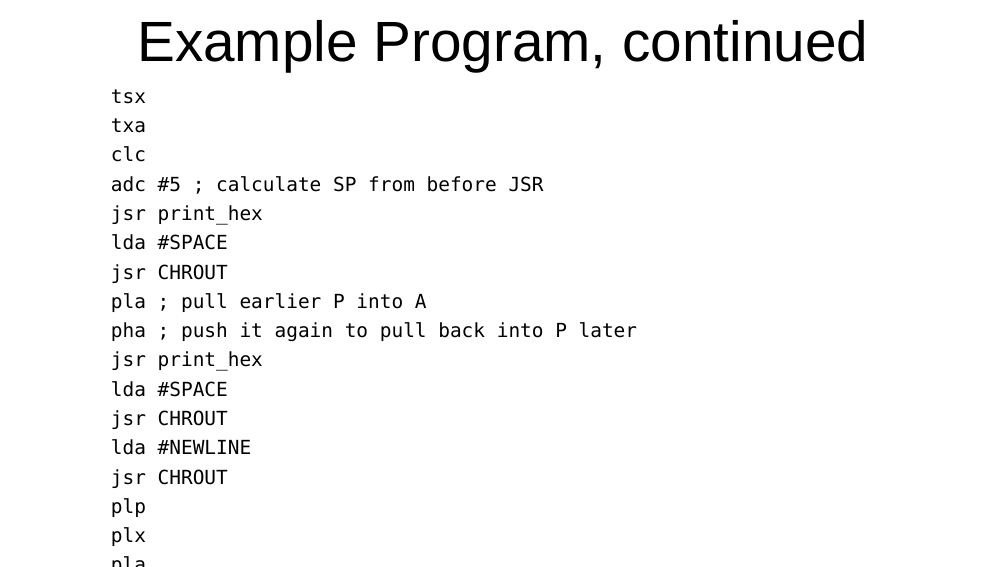
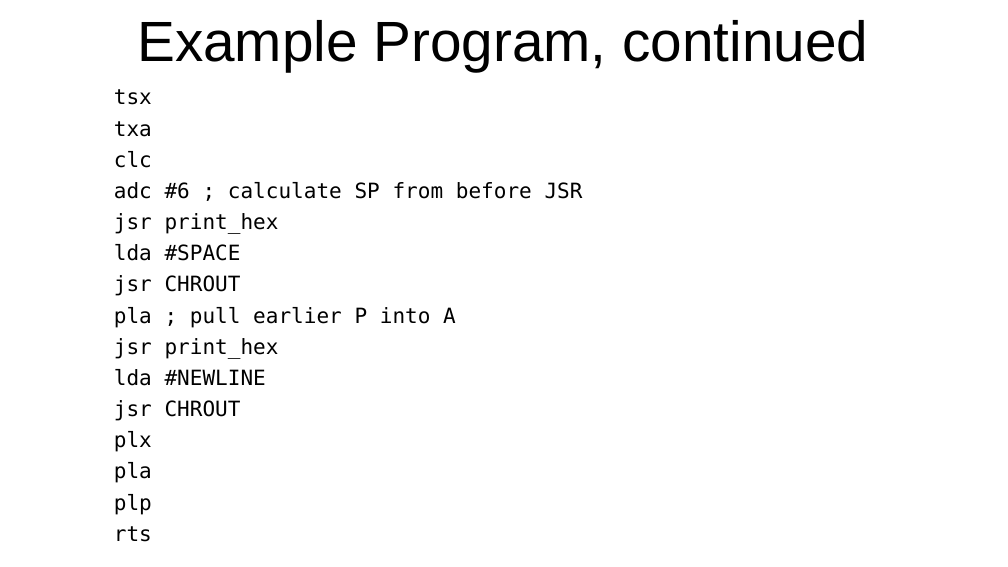
Before and after one commit to SlithyMatt/x16-assembly-tutorial, a slide deck: slide 21 of Lesson5/Lesson5.odp. Drawn at 1008x567 pixels with LibreOffice and Linux fonts; fonts in the diff are those of the drawing. Boxes give left, top, right and bottom in pixels: in the first picture for what was removed or moved away, otherwise in the second. Text is boxed around its words. In the diff, an @@ line names an element or a change of style, - is before the commit and + after.

```diff
--- a/Lesson5/Lesson5.odp
+++ b/Lesson5/Lesson5.odp
@@ text at [114, 89, 456, 542]: size 18.5 to 20 pt in "tsx", "txa", "clc", "jsr print_hex" and 9 more places @@
@@ text at [114, 182, 583, 199]: text changed; size 18.5 to 20 pt @@
-adc #5 ; calculate SP from before JSR
+adc #6 ; calculate SP from before JSR
@@ text at [111, 322, 637, 341]: paragraph removed @@
-pha ; push it again to pull back into P later
@@ text at [111, 381, 228, 429]: paragraphs removed @@
-lda #SPACE
-jsr CHROUT
@@ text at [111, 498, 146, 517]: paragraph removed @@
-plp
@@ text at [114, 494, 152, 515]: paragraph added @@
+plp
```
Also in this commit, not shown: 1 other slide changed, 2 other files.
